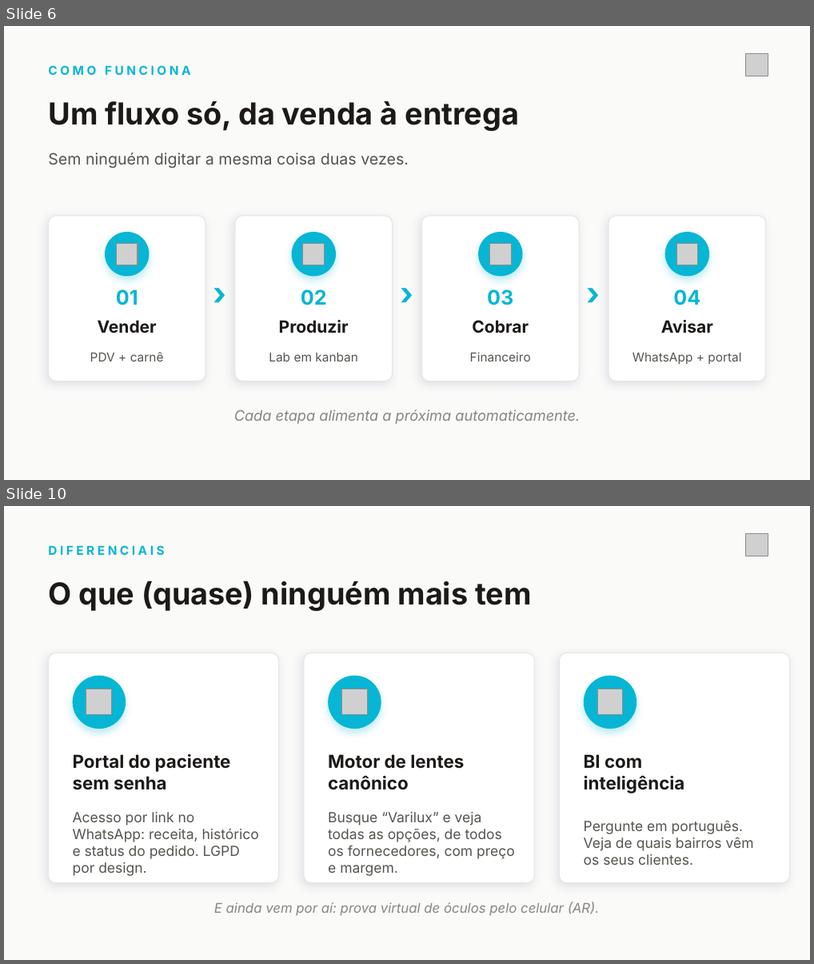
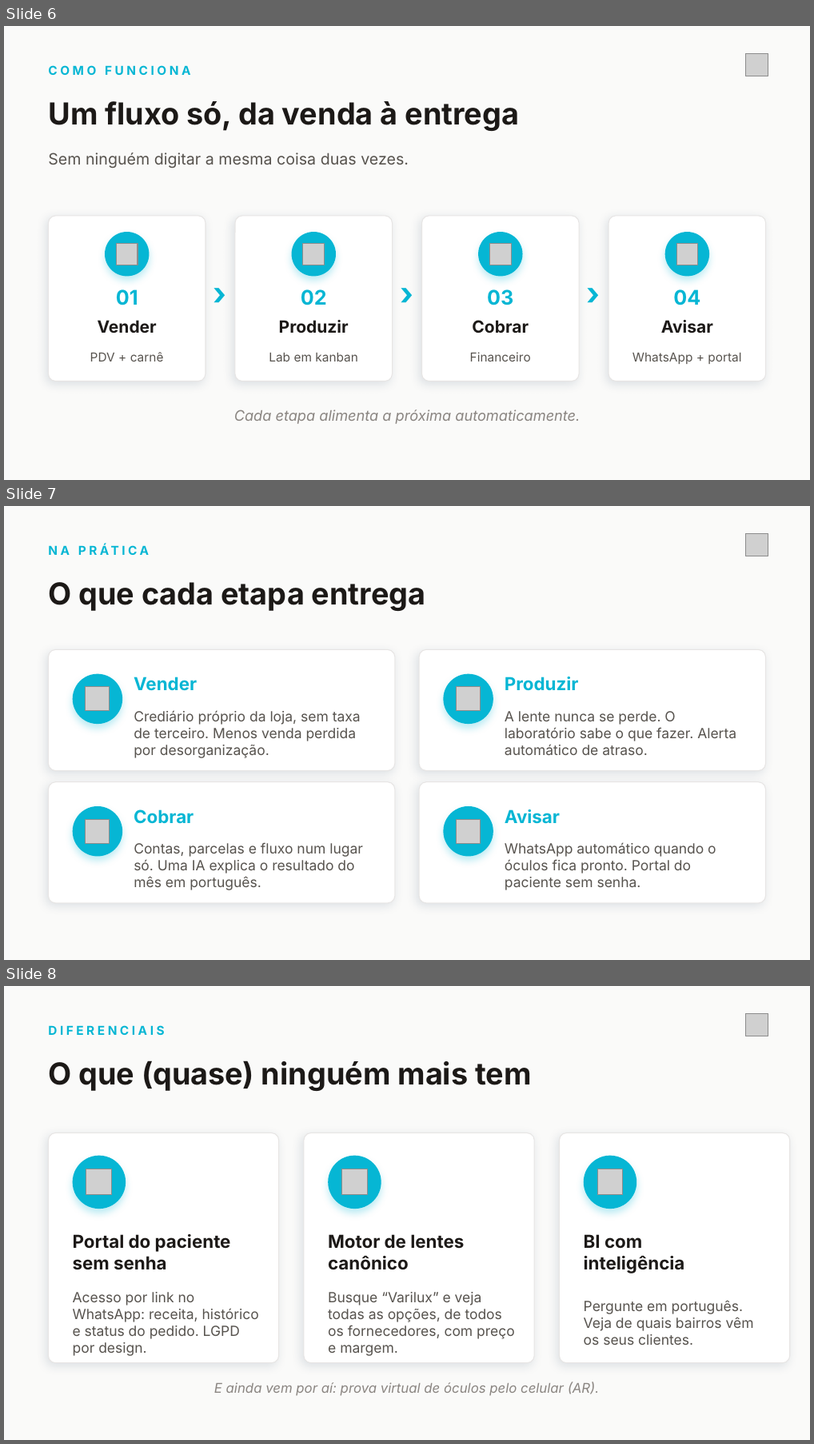
Before and after one commit to sisdigiai/sisdigiai, a slide deck: docs/divulgacao/pitch-clearix-assessoria/Clearix-Pitch-Oticas.pptx. Shown one above the other, each under a label of ours: slides 6 and 10 before the commit, slides 6, 7 and 8 after it; the slides between them are not shown. The pictures are 814x964 and 814x1444 pixels, drawn with LibreOffice and Linux fonts; fonts in the diff are those of the drawing; grey boxes stand for pictures. Boxes give left, top, right and bottom in pixels: in the first picture for what was removed or moved away, otherwise in the second. Text is boxed around its words. In the diff, an @@ line names an element or a change of style, - is before the commit and + after.

```diff
--- a/docs/divulgacao/pitch-clearix-assessoria/Clearix-Pitch-Oticas.pptx
+++ b/docs/divulgacao/pitch-clearix-assessoria/Clearix-Pitch-Oticas.pptx
@@ slide 7 added at (4, 506, 810, 960), background #FAFAF9 @@
@@ text added at (48, 538, 532, 563), 11 pt, text #06B6D4, bold @@
+NA PRÁTICA
@@ picture added at (746, 533, 769, 556) @@
@@ text added at (48, 582, 426, 611), 27 pt, text #1C1917, bold @@
+O que cada etapa entrega
@@ rounded rectangle added at (48, 649, 395, 771), fill #FFFFFF, outline #E7E5E4 0.75 pt @@
@@ rounded rectangle added at (419, 649, 766, 771), fill #FFFFFF, outline #E7E5E4 0.75 pt @@
@@ ellipse added at (73, 674, 122, 724), fill #06B6D4 @@
@@ picture added at (86, 687, 110, 711) @@
@@ text added at (134, 676, 197, 691), 16 pt, text #06B6D4, bold @@
+Vender
@@ ellipse added at (443, 674, 494, 724), fill #06B6D4 @@
@@ picture added at (456, 687, 481, 711) @@
@@ text added at (505, 676, 579, 691), 16 pt, text #06B6D4, bold @@
+Produzir
@@ text added at (134, 710, 361, 758), 12.5 pt, text #57534E @@
+Crediário próprio da loja, sem taxa de terceiro. Menos venda perdida por desorganização.
@@ text added at (505, 711, 737, 755), 12.5 pt, text #57534E @@
+A lente nunca se perde. O laboratório sabe o que fazer. Alerta automático de atraso.
@@ rounded rectangle added at (48, 782, 395, 903), fill #FFFFFF, outline #E7E5E4 0.75 pt @@
@@ rounded rectangle added at (419, 782, 766, 903), fill #FFFFFF, outline #E7E5E4 0.75 pt @@
@@ ellipse added at (73, 806, 122, 856), fill #06B6D4 @@
@@ text added at (134, 809, 194, 824), 16 pt, text #06B6D4, bold @@
+Cobrar
@@ ellipse added at (443, 806, 494, 856), fill #06B6D4 @@
@@ text added at (505, 809, 560, 824), 16 pt, text #06B6D4, bold @@
+Avisar
@@ picture added at (86, 819, 110, 843) @@
@@ picture added at (456, 819, 481, 843) @@
@@ text added at (134, 842, 363, 890), 12.5 pt, text #57534E @@
+Contas, parcelas e fluxo num lugar só. Uma IA explica o resultado do mês em português.
@@ text added at (505, 842, 716, 890), 12.5 pt, text #57534E @@
+WhatsApp automático quando o óculos fica pronto. Portal do paciente sem senha.
@@ what was slide 10 is now slide 8 @@
```
Also in this commit, not shown: 7 slides changed, 4 slides removed, 3 other files.
